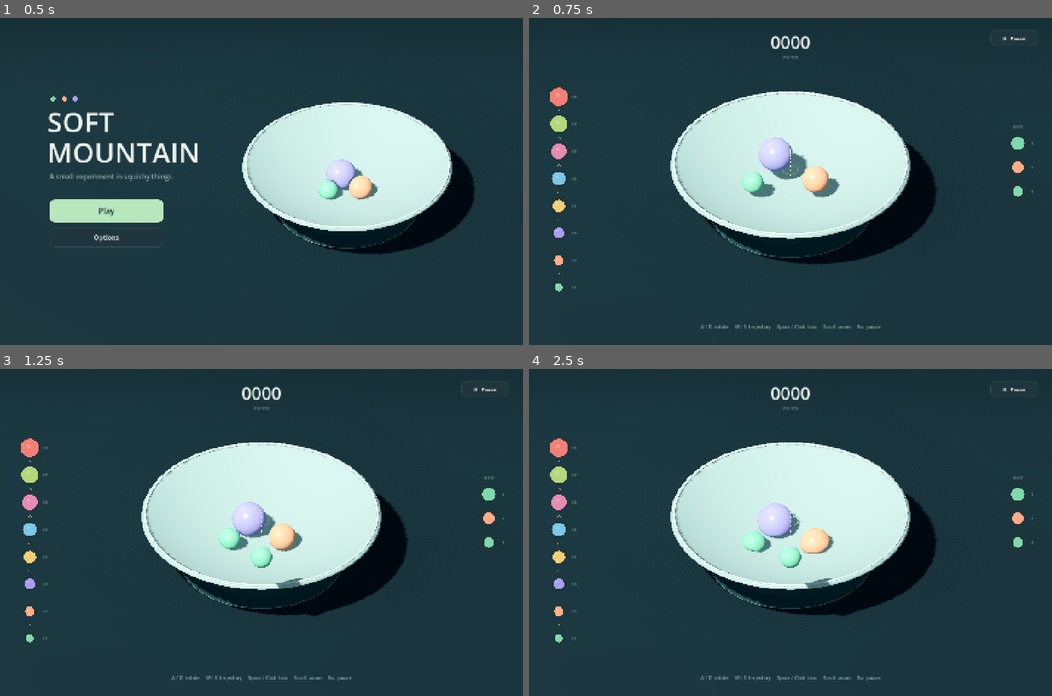
Above: before the commit, frames 1-4 (two rows, left to right).
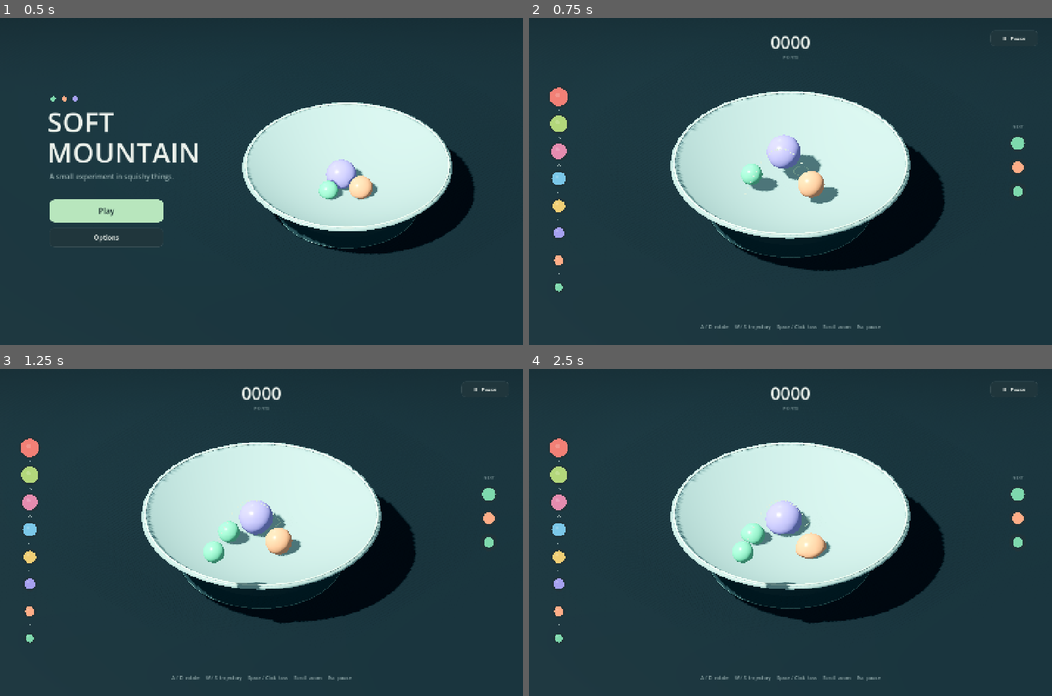
Above: after the commit, the same moments.

Repository: Adam-Vozzo/game16
Game: Godot game, scene res://scenes/main.tscn
Two runs of this game, one before a commit and one after it. Both use one fixed random seed, a clock stepped at 60 frames per second and the inputs below.
Inputs:
- Up to frame 1 (0.5 s): no input
- Up to frame 2 (0.75 s): click "Play" at 0.5 s
- Up to frame 3 (1.25 s): no input
- Up to frame 4 (2.5 s): click "Ⅱ Pause" at 1.25 s; click "New bowl" at 2 s

Frame 1 is identical in both runs. In frame 2, 3.1% of the frame differs, in the area x 8-97%, y 22-83%; in frame 3, 3.2%; in frame 4, 3.2%.

Commit message:
Improve trajectory camera view and add rotation speed tuning

Diff:
--- a/scripts/hud.gd
+++ b/scripts/hud.gd
@@ -26,7 +26,8 @@
 	{"key":"damping","label":"Internal damping","hint":"Wobbly to cushioned.","min":0.005,"max":0.16,"step":0.005,"x":374,"y":494},
 	{"key":"weight_scale","label":"Weight","hint":"Mass relative to elasticity.","min":0.25,"max":3.0,"step":0.05,"x":746,"y":282},
 	{"key":"gravity","label":"Gravity","hint":"The downward pull on every ball.","min":3.0,"max":18.0,"step":0.1,"x":746,"y":388},
-	{"key":"bowl_grip","label":"Bowl grip","hint":"Sliding resistance against the bowl.","min":0.0,"max":0.3,"step":0.005,"x":746,"y":494}]
+	{"key":"bowl_grip","label":"Bowl grip","hint":"Sliding resistance against the bowl.","min":0.0,"max":0.3,"step":0.005,"x":746,"y":494},
+	{"key":"rotation_speed","label":"Rotation speed","hint":"How quickly A / D orbits the bowl.","min":15.0,"max":150.0,"step":1.0,"x":374,"y":602}]
 
 func _ready() -> void:
 	mouse_filter=Control.MOUSE_FILTER_IGNORE
@@ -53,8 +54,10 @@
 		var index := i
 		material_buttons.append(_button(options_controls,["Balloon","Foam","Dough"][i],Rect2(374+i*232,197,218,43),func(): game.set_material(index),false,16))
 	for spec in slider_specs: _slider(spec)
-	lab_button=_button(options_controls,"Collision lab",Rect2(374,602,326,44),func(): game.toggle_lab(); sync_options(),false,16)
-	slow_button=_button(options_controls,"Slow motion",Rect2(746,602,326,44),func(): game.slow_motion=not game.slow_motion; sync_options(),false,16)
+	lab_button=_button(options_controls,"Collision lab",Rect2(746,590,326,44),func(): game.toggle_lab(); sync_options(),false,16)
+	lab_button.tooltip_text="Disable merging and the spill limit."
+	slow_button=_button(options_controls,"Slow motion",Rect2(746,646,326,44),func(): game.slow_motion=not game.slow_motion; sync_options(),false,16)
+	slow_button.tooltip_text="Watch collisions at quarter speed."
 	_button(options_controls,"Reset defaults",Rect2(374,751,172,43),func(): game.reset_options(),false,14)
 	_button(options_controls,"Done",Rect2(909,751,163,43),func(): game.close_options(),true,16)
 	sync_screen()
@@ -109,7 +112,7 @@
 	slider.add_theme_stylebox_override("grabber_area_highlight",_style(ACCENT,ACCENT))
 	var key: String=spec.key
 	slider.value_changed.connect(func(value):
-		game.sim.set(key,value)
+		_option_owner(key).set(key,value)
 		if key in ["stiffness","recovery","damping"]: game.material_index=-1
 		sync_options())
 	options_controls.add_child(slider)
@@ -128,8 +131,11 @@
 	sync_options()
 	queue_redraw()
 
+func _option_owner(key: String) -> Object:
+	return game if key=="rotation_speed" else game.sim
+
 func sync_options() -> void:
-	for key in sliders: sliders[key].set_value_no_signal(game.sim.get(key))
+	for key in sliders: sliders[key].set_value_no_signal(_option_owner(key).get(key))
 	for i in material_buttons.size():
 		material_buttons[i].modulate=ACCENT if i==game.material_index else Color.WHITE
 		material_buttons[i].text=["Balloon","Foam","Dough"][i]+("   •" if i==game.material_index else "")
@@ -206,7 +212,6 @@
 		draw_circle(Vector2(82,y),radius+5,Color("20343a"))
 		draw_circle(Vector2(82,y),radius,SoftBall.COLORS[i])
 		draw_circle(Vector2(78,y-5),radius*0.24,Color(1,1,1,0.17))
-		text_at("%02d" % (i+1),Vector2(118,y+4),11,MUTED)
 		if i<7:
 			draw_line(Vector2(78,y-35),Vector2(82,y-39),MUTED,1)
 			draw_line(Vector2(82,y-39),Vector2(86,y-35),MUTED,1)
@@ -215,7 +220,6 @@
 		var y := 345.0+i*66
 		draw_circle(Vector2(1346,y),24,Color("20343a"))
 		draw_circle(Vector2(1346,y),18-i*2,SoftBall.COLORS[game.queue[i]])
-		centered(str(game.queue[i]+1),Vector2(1385,y+4),11,MUTED)
 	centered("A / D  rotate     W / S  trajectory     Space / Click  toss     Scroll  zoom     Esc  pause",Vector2(720,855),13,MUTED)
 	if notice_time>0: centered(notice,Vector2(720,817),14,ACCENT)
 	for popup in score_popups:
@@ -237,16 +241,15 @@
 	text_at("Shape the way things feel.",Vector2(376,172),15,MUTED)
 	for spec in slider_specs:
 		text_at(spec.label,Vector2(spec.x,spec.y),16)
-		var value: float=game.sim.get(spec.key)
+		var value: float=_option_owner(spec.key).get(spec.key)
 		var display: String
 		match spec.key:
 			"weight_scale": display="%.2f×" % value
 			"gravity": display="%.1f m/s²" % value
+			"rotation_speed": display="%.0f°/s" % value
 			_: display="%.1f%%" % (value*100)
 		var width := font.get_string_size(display,HORIZONTAL_ALIGNMENT_LEFT,-1,13).x
 		text_at(display,Vector2(spec.x+322-width,spec.y),13,ACCENT)
 		text_at(spec.hint,Vector2(spec.x,spec.y+68),12,MUTED)
-	text_at("Disable merging and the spill limit.",Vector2(382,671),12,MUTED)
-	text_at("Watch collisions at quarter speed.",Vector2(754,671),12,MUTED)
 	draw_line(Vector2(374,702),Vector2(1072,702),Color("31464b"))
-	text_at("Changes apply to every ball.",Vector2(374,729),12,MUTED)
+	text_at("Settings apply immediately.",Vector2(374,729),12,MUTED)
--- a/scripts/main.gd
+++ b/scripts/main.gd
@@ -5,6 +5,8 @@
 const MIN_ELEVATION := -12.0
 const MAX_ELEVATION := 68.0
 const THROW_SPEED := 6.4
+const CAMERA_SIDE_ANGLE := PI/9.0
+const DEFAULT_ROTATION_SPEED := 52.0
 var screen := Screen.MENU
 var options_return := Screen.MENU
 var sim := SoftSimulation.new()
@@ -20,6 +22,7 @@
 var slow_motion := false
 var material_index := 2
 var angle := 0.22
+var rotation_speed := DEFAULT_ROTATION_SPEED
 var zoom := 11.8
 var target := Vector3(0,0.65,0)
 var launch := Vector3.ZERO
@@ -202,9 +205,11 @@
 	held.material_override=SoftGeometry.material(SoftBall.COLORS[queue[0]],0.31)
 
 func _update_camera() -> void:
-	camera.position=Vector3(sin(angle)*15,12,cos(angle)*15)
+	var menu_backdrop := screen==Screen.MENU or (screen==Screen.OPTIONS and options_return==Screen.MENU)
+	# View the throw from slightly beside it so the arc reads in profile.
+	var camera_angle := angle+(0.0 if menu_backdrop else CAMERA_SIDE_ANGLE)
+	camera.position=Vector3(sin(camera_angle)*15,12,cos(camera_angle)*15)
 	camera.look_at(Vector3(0,0.5,0))
-	var menu_backdrop := screen==Screen.MENU or (screen==Screen.OPTIONS and options_return==Screen.MENU)
 	camera.position+=camera.basis.x*(-3.55 if menu_backdrop else 0.0)
 	camera.size=13.5 if menu_backdrop else zoom
 	launch=Vector3(sin(angle)*5.05,3.25,cos(angle)*5.05)
@@ -282,6 +287,7 @@
 	hud.sync_options()
 
 func reset_options() -> void:
+	rotation_speed=DEFAULT_ROTATION_SPEED
 	sim.weight_scale=1.0
 	sim.gravity=9.8
 	sim.bowl_grip=0.065
@@ -300,8 +306,8 @@
 	frame+=1
 	if not paused:
 		cooldown=maxf(0,cooldown-delta)
-		if Input.is_physical_key_pressed(KEY_A) or Input.is_physical_key_pressed(KEY_LEFT): orbit(-delta*0.9)
-		if Input.is_physical_key_pressed(KEY_D) or Input.is_physical_key_pressed(KEY_RIGHT): orbit(delta*0.9)
+		if Input.is_physical_key_pressed(KEY_A) or Input.is_physical_key_pressed(KEY_LEFT): orbit(-delta*deg_to_rad(rotation_speed))
+		if Input.is_physical_key_pressed(KEY_D) or Input.is_physical_key_pressed(KEY_RIGHT): orbit(delta*deg_to_rad(rotation_speed))
 		if Input.is_physical_key_pressed(KEY_W) or Input.is_physical_key_pressed(KEY_UP): adjust_elevation(delta*32)
 		if Input.is_physical_key_pressed(KEY_S) or Input.is_physical_key_pressed(KEY_DOWN): adjust_elevation(-delta*32)
 	for ball in sim.balls: ball.update_visual()
--- a/tests/ui_tests.gd
+++ b/tests/ui_tests.gd
@@ -33,6 +33,7 @@
 	game.open_options()
 	check(game.screen==game.Screen.OPTIONS and game.hud.modal_blocker.visible,"Main menu opens shared options modal")
 	game.hud.sliders.weight_scale.value=2.0
+	game.hud.sliders.rotation_speed.value=100.0
 	var masses_updated := true
 	for ball in game.sim.balls:
 		if not is_equal_approx(ball.mass,ball.base_mass*2): masses_updated=false
@@ -46,14 +47,33 @@
 	game.hud.menu_controls.get_child(0).pressed.emit()
 	check(game.screen==game.Screen.PLAY and not game.paused,"Play starts a fresh round")
 	check(game.lab_mode and game.slow_motion and game.sim.weight_scale==2,"Starting a round preserves chosen options")
+	check(game.rotation_speed==100.0,"Starting a round preserves the rotation speed selected in Options")
+	var initial_angle: float=game.angle
+	Input.parse_input_event(key_event(KEY_D,true))
+	Input.flush_buffered_events()
+	game._process(0.25)
+	Input.parse_input_event(key_event(KEY_D,false))
+	Input.flush_buffered_events()
+	check(is_equal_approx(game.angle-initial_angle,deg_to_rad(25)),"Rotation input uses the speed selected in Options")
+	var side_distance: float=absf(game.camera.basis.x.dot(game.launch))
+	game.orbit(1.7)
+	check(side_distance>1.5 and is_equal_approx(absf(game.camera.basis.x.dot(game.launch)),side_distance),"Camera keeps the throw visibly to one side throughout rotation")
 	check(is_equal_approx(game.sim.balls[0].mass,game.sim.balls[0].base_mass*2),"New bodies inherit current weight")
 	game.reset_options()
+	check(game.rotation_speed==game.DEFAULT_ROTATION_SPEED and game.hud.sliders.rotation_speed.value==game.DEFAULT_ROTATION_SPEED,"Reset defaults restores rotation speed and its slider")
 	check(not game.lab_mode and not game.slow_motion and game.sim.weight_scale==1 and game.sim.gravity==9.8 and game.sim.bowl_grip==0.065,"Reset defaults restores material and lab settings")
+	var gameplay_camera: Transform3D=game.camera.transform
 	game.toggle_pause()
 	var before: Vector3=game.sim.balls[0].center
 	game._physics_process(0.1)
 	check(game.paused and game.sim.balls[0].center==before,"Pause freezes physics")
 	game.open_options()
+	Input.parse_input_event(key_event(KEY_A,true))
+	Input.flush_buffered_events()
+	game._process(0.25)
+	Input.parse_input_event(key_event(KEY_A,false))
+	Input.flush_buffered_events()
+	check(game.camera.transform.is_equal_approx(gameplay_camera),"Pause and Options preserve the camera angle and block rotation")
 	count=game.sim.balls.size()
 	var click := InputEventMouseButton.new()
 	click.button_index=MOUSE_BUTTON_LEFT
Binary file changed: docs/options.png
Binary file changed: docs/prototype.png
Not shown, changed: README.md
